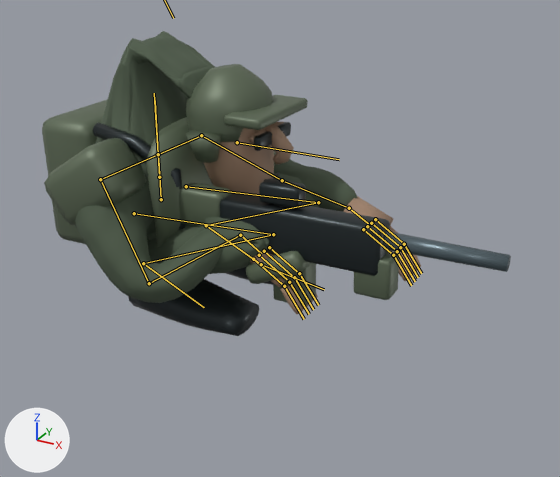
Two versions of the glTF model assets/character_marine.glb, one commit apart.
Before and after are seen from a 50 mm lens placed at (1.075, -1.627, 1.015), pointed at (0.186, -0.01, 0.207). Every picture has the same lights, and +X, +Y and +Z are marked at lower left. The older version comes first. Both versions are drawn at frame 30 of the action 'Death'; the numbers are the values there. The bones that change, and the others that lie on the model, are drawn over the model as lines.

Names of what the first picture shows: 'MarineSkinnedSurface'.
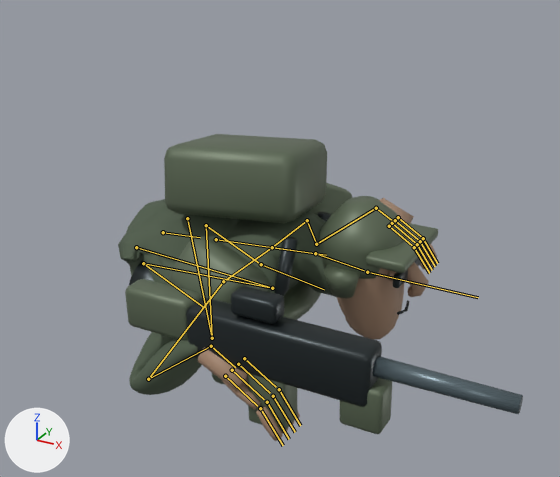
Location of each change, (x1, y1, x2, y2) in pixels of the pictures (560 x 477 px):
'MarineSkinnedSurface', posed (14% narrower)
    before: (42, 31, 511, 336)
    after: (118, 134, 523, 441)
bone 'hips', root to tip
    before: (161, 199) to (158, 158)
    after: (163, 232) to (200, 237)
bone 'spine', root to tip
    before: (159, 177) to (154, 93)
    after: (216, 239) to (294, 250)
bone 'chest', root to tip
    before: (158, 154) to (155, 100)
    after: (272, 247) to (326, 255)
bone 'head', root to tip
    before: (237, 142) to (339, 159)
    after: (367, 272) to (478, 297)
bone 'shoulder_L', root to tip
    before: (158, 154) to (201, 135)
    after: (272, 247) to (307, 220)
bone 'upperArm_L', root to tip
    before: (201, 135) to (282, 180)
    after: (307, 220) to (316, 244)
bone 'forearm_L', root to tip
    before: (282, 180) to (349, 208)
    after: (316, 244) to (376, 208)
bone 'hand_L', root to tip
    before: (349, 208) to (370, 225)
    after: (376, 208) to (394, 222)
bone 'shoulder_R', root to tip
    before: (158, 154) to (100, 179)
    after: (272, 247) to (223, 281)
bone 'upperArm_R', root to tip
    before: (100, 179) to (149, 283)
    after: (223, 281) to (148, 379)
bone 'forearm_R', root to tip
    before: (149, 283) to (240, 235)
    after: (148, 379) to (211, 346)
bone 'hand_R', root to tip
    before: (240, 235) to (261, 253)
    after: (211, 346) to (235, 367)
bone 'thigh_L', root to tip
    before: (186, 186) to (318, 202)
    after: (187, 218) to (212, 338)
bone 'shin_L', root to tip
    before: (318, 202) to (206, 225)
    after: (212, 338) to (206, 225)
bone 'thigh_R', root to tip
    before: (134, 213) to (273, 234)
    after: (136, 247) to (272, 288)
bone 'shin_R', root to tip
    before: (273, 234) to (143, 263)
    after: (272, 288) to (143, 263)

The edits, one by one:
Bone 'hips' (bone_hips) moves from (-0.2, -0.719, 0.0) to (-0.2, -0.82, 0.0).
Bone 'hips' (bone_hips) turns from (0, 0, 0) to (-5, -5, -87) degrees about its own x, y and z.
Bone 'spine' (bone_spine) moves from (0.0, -0.17, 0.0) to (0.0, -0.064, 0.0).
Bone 'chest' (bone_chest) moves from (0.006, -0.17, 0.0) to (0.002, -0.064, 0.0).
Bone 'chest' (bone_chest) turns from (0, 0, 1) to (-5, -4, 1) degrees about its own x, y and z.
Bone 'neck' (bone_neck) moves from (-0.013, 0.339, 0.001) to (0.001, -0.029, 0.0).
Bone 'neck' (bone_neck) turns from (-2, -7, -146) to (8, 10, -6) degrees about its own x, y and z.
Bone 'head' (bone_head) moves from (0.0, 0.025, 0.346) to (0.0, 0.001, 0.011).
Bone 'head' (bone_head) turns from (145, 0, 0) to (93, 0, 0) degrees about its own x, y and z.
Bone 'shoulder_L' (bone_shoulder_l) turns from (0, 1, 0) to (75, -81, -70) degrees about its own x, y and z.
Bone 'upperArm_L' (bone_upperarm_l) turns from (-5, -4, -70) to (31, -6, 20) degrees about its own x, y and z.
Bone 'forearm_L' (bone_forearm_l) turns from (-1, -11, -4) to (40, 6, -122) degrees about its own x, y and z.
Bone 'hand_L' (bone_hand_l) turns from (-37, 28, 50) to (-92, 24, 49) degrees about its own x, y and z.
Bone 'shoulder_R' (bone_shoulder_r) turns from (0, -1, 0) to (-78, 73, -79) degrees about its own x, y and z.
Bone 'upperArm_R' (bone_upperarm_r) turns from (2, 1, -36) to (-34, 5, 15) degrees about its own x, y and z.
Bone 'forearm_R' (bone_forearm_r) turns from (68, 35, -15) to (-16, 42, -129) degrees about its own x, y and z.
Bone 'hand_R' (bone_hand_r) turns from (-108, -28, 24) to (-92, 50, 23) degrees about its own x, y and z.
Bone 'thigh_L' (bone_thigh_l) moves from (0.0, 0.0, 0.0) to (-0.009, -0.011, -0.001).
Bone 'thigh_L' (bone_thigh_l) turns from (4, 4, -90) to (-38, -5, -129) degrees about its own x, y and z.
Bone 'shin_L' (bone_shin_l) turns from (4, -8, 154) to (160, -72, 16) degrees about its own x, y and z.
Bone 'foot_L' (bone_foot_l) turns from (56, 10, -26) to (89, -25, -96) degrees about its own x, y and z.
Bone 'thigh_R' (bone_thigh_r) moves from (0.0, 0.0, 0.0) to (0.009, 0.011, 0.002).
Bone 'thigh_R' (bone_thigh_r) turns from (3, 3, -90) to (46, 28, -122) degrees about its own x, y and z.
Bone 'shin_R' (bone_shin_r) turns from (0, -7, 154) to (-93, 85, 83) degrees about its own x, y and z.
Bone 'foot_R' (bone_foot_r) turns from (58, 14, -18) to (117, 44, 70) degrees about its own x, y and z.
